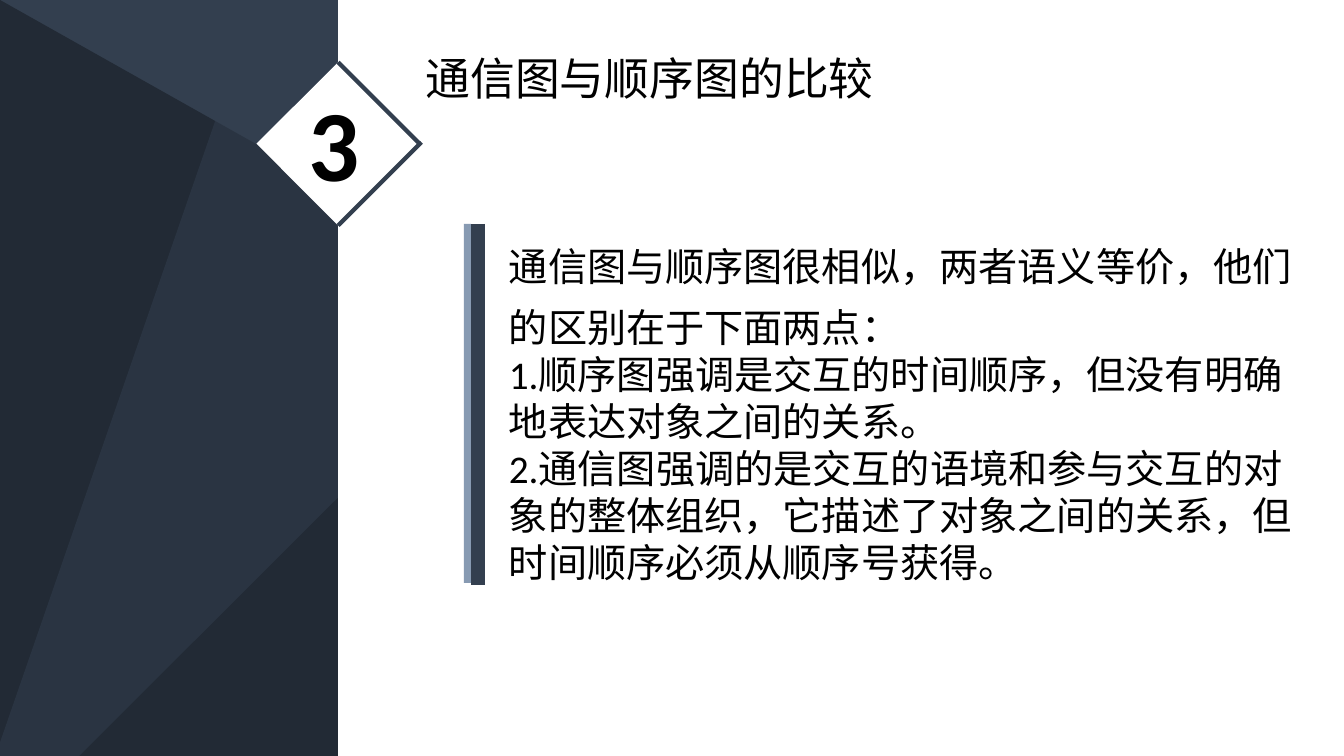
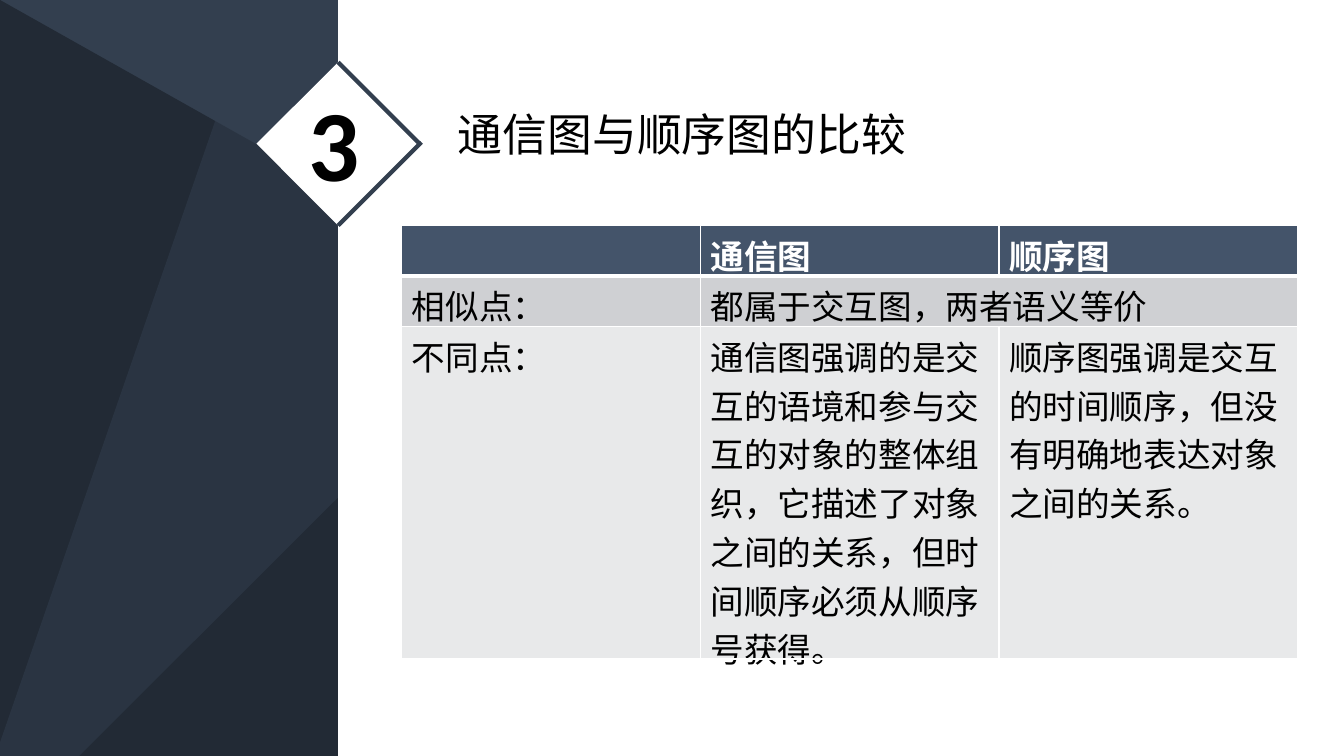
Before and after one commit to PRD2018-G03/PRD2018-G03-SoftwareEngineeringProject, a slide deck: slide 9 of 非受控文档/2_叶柏成/PPT/UML基础1.pptx (slide 5 before the commit). Drawn at 1344x756 pixels with LibreOffice and Linux fonts; fonts in the diff are those of the drawing. Boxes give left, top, right and bottom in pixels: in the first picture for what was removed or moved away, otherwise in the second. Text is boxed around its words. In the diff, an @@ line names an element or a change of style, - is before the commit and + after.

```diff
--- a/非受控文档/2_叶柏成/PPT/UML基础1.pptx
+++ b/非受控文档/2_叶柏成/PPT/UML基础1.pptx
@@ text "通信图与顺序图的比较": place and size @@
-text "通信图与顺序图的比较" at (426,57,874,99)
+text "通信图与顺序图的比较" at (458,113,906,155)
@@ table added at (402,226,1298,669), 3 rows, 3 columns @@
+ | 通信图 | 顺序图
+相似点： | 都属于交互图，两者语义等价 | 
+不同点： | 通信图强调的是交互的语境和参与交互的对象的整体组织，它描述了对象之间的关系，但时间顺序必须从顺序号获得。 | 顺序图强调是交互的时间顺序，但没有明确地表达对象之间的关系。
@@ line removed from (468, 224) to (468, 583) @@
@@ line removed from (478, 224) to (478, 585) @@
@@ text removed at (509,248,1292,581) @@
-通信图与顺序图很相似，两者语义等价，他们的区别在于下面两点：
-1.顺序图强调是交互的时间顺序，但没有明确地表达对象之间的关系。
-2.通信图强调的是交互的语境和参与交互的对象的整体组织，它描述了对象之间的关系，但时间顺序必须从顺序号获得。
```
Also in this commit, not shown: 3 other slides changed, 6 slides added.
